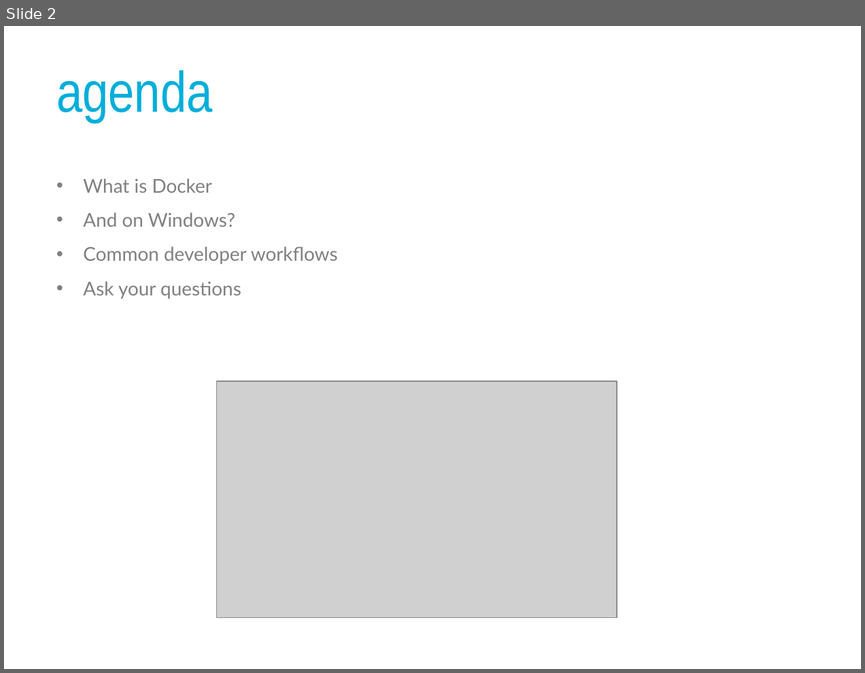
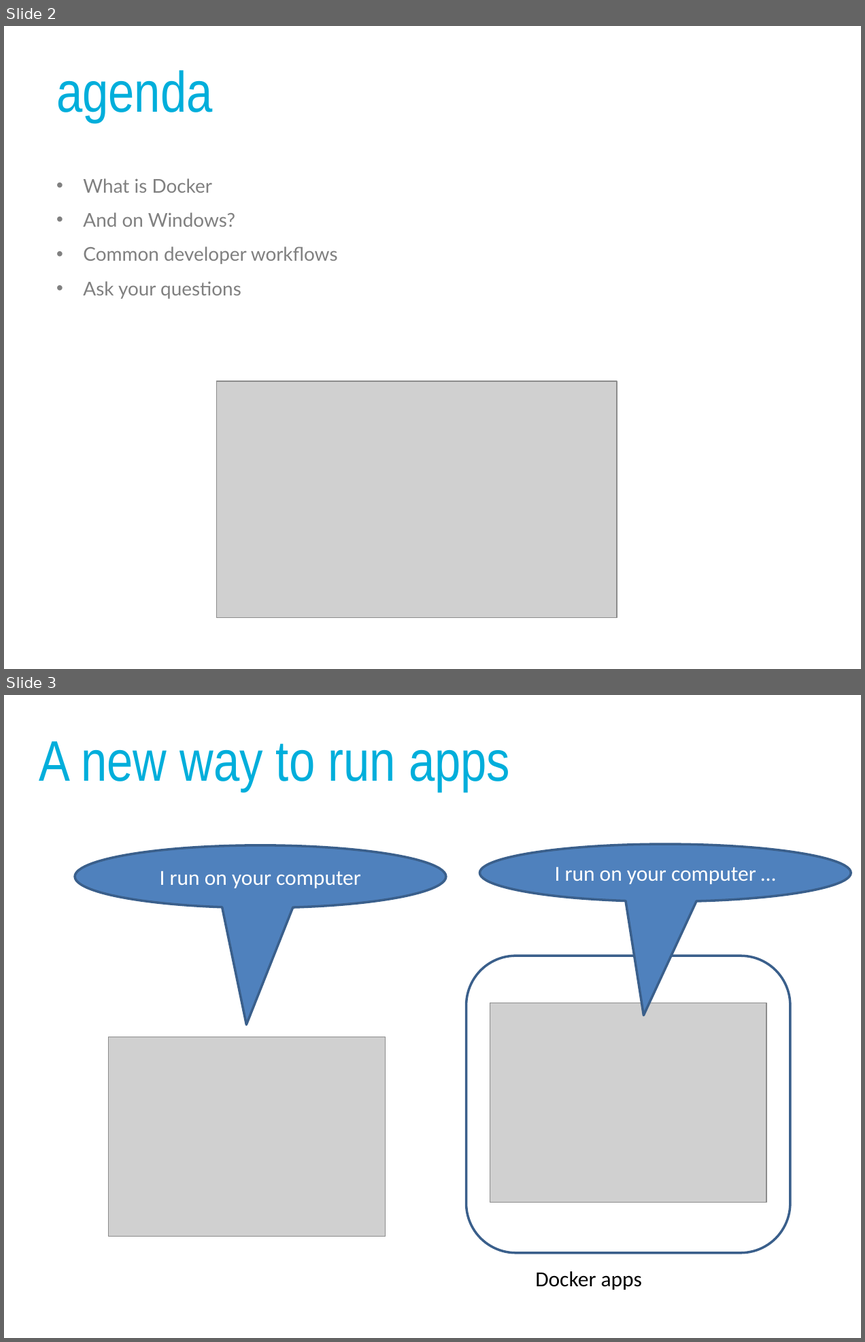
Before and after one commit to panmanphil/introduction-to-docker, a slide deck: DockerTalkThatConference2018.pptx. Shown one above the other, each under a label of ours: slide 2 before the commit, slides 2 and 3 after it. The pictures are 865x673 and 865x1342 pixels, drawn with LibreOffice and Linux fonts; fonts in the diff are those of the drawing; grey boxes stand for pictures. Boxes give left, top, right and bottom in pixels: in the first picture for what was removed or moved away, otherwise in the second. Text is boxed around its words. In the diff, an @@ line names an element or a change of style, - is before the commit and + after.

```diff
--- a/DockerTalkThatConference2018.pptx
+++ b/DockerTalkThatConference2018.pptx
@@ slide 3 added at (4, 695, 861, 1338), background #FFFFFF @@
@@ text added at (39, 741, 510, 791), 48 pt, text #00AEDB @@
+A new way to run apps
@@ speech bubble added at (75, 845, 446, 907), fill #4F81BD, outline #3A5F8C 2 pt, 18 pt, text #FFFFFF @@
+I run on your computer
@@ speech bubble added at (479, 844, 851, 902), fill #4F81BD, outline #3A5F8C 2 pt, 18 pt, text #FFFFFF @@
+I run on your computer …
@@ rounded rectangle added at (466, 955, 789, 1252), outline #3A5F8C 2 pt @@
@@ picture added at (490, 1002, 766, 1202) @@
@@ picture added at (109, 1037, 385, 1236) @@
@@ text added at (535, 1271, 642, 1289), 18 pt, text #000000 @@
+Docker apps
```
Also in this commit, not shown: 4 slides changed, 4 other slides added, 11 slides removed, 6 other files.
